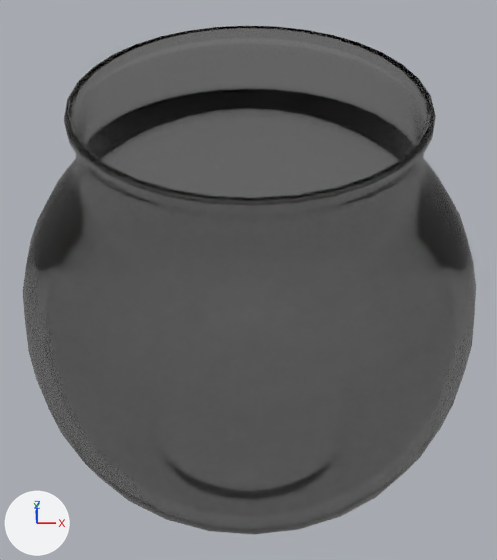
One commit to the Blender file sketch/wanda.blend: the scene before it, then after it.
Both versions are drawn from a camera (50 mm lens) standing at (-0.21, -1.46, 4.06) and looking at (-0.15, 1.62, 1.31). The axes (+X, +Y, +Z) are drawn at lower left. The lights are the same throughout.

Before the edit, the objects in view are built like this:
```python
mat_material_001 = bpy.data.materials.new('Material.001')
mat_material_001.use_nodes = True; mat_material_001.node_tree.nodes.clear()
_N = mat_material_001.node_tree.nodes; _L = mat_material_001.node_tree.links
n0 = _N.new('ShaderNodeOutputMaterial'); n0.name = 'Material Output'
n1 = _N.new('ShaderNodeBsdfGlass'); n1.name = 'Glass BSDF'
n1.distribution = 'BECKMANN'
n1.inputs[0].default_value = (0.8, 0.8, 0.8, 1.0)  # 'Color', white #e7e7e7
n1.inputs[2].default_value = 1.45  # 'IOR'
_L.new(n1.outputs[0], n0.inputs[0])  # 'BSDF' to 'Surface'
me_circle = bpy.data.meshes.new('Circle')
me_circle.from_pydata(...)  # 114 vertices, 120 faces; spans x -1.91..1.91, y -1.91..1.91, z 0.0..3.35
me_circle.polygons.foreach_set('use_smooth', [True] * 120)
me_circle.materials.append(mat_material_001)
ob_circle = bpy.data.objects.new('Circle', me_circle)
ob_circle.location = (-0.143, 1.575, -0.016)
ob_circle.scale = (0.767, 0.767, 0.767)
_m = ob_circle.modifiers.new('Subsurf', 'SUBSURF')
_m.levels = 2
```
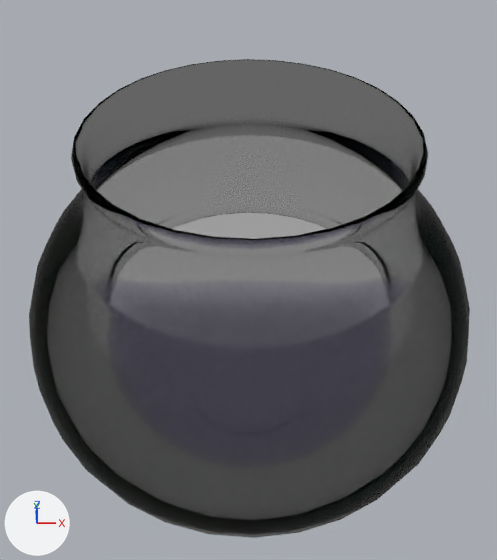
Location of each change, (x1, y1, x2, y2) in pixels of the pictures (497 x 560 px):
'Circle', recoloured, reshaped: before (23, 26, 476, 534); after (29, 59, 470, 538)
'Circle.001', added: after (97, 135, 402, 239)

Edits to the bpy script that builds the scene:
```text
Change mat_material_001:
    add n2 = _N.new('ShaderNodeFresnel'); n2.name = 'Fresnel'
    add n2.inputs[0].default_value = 1.1  # 'IOR'
    where n1 = _N.new('ShaderNodeBsdfGlass'); n1.name = 'Glass BSDF'
    where n0 = _N.new('ShaderNodeOutputMaterial'); n0.name = 'Material Output'
    remove _L.new(n1.outputs[0], n0.inputs[0])  # 'BSDF' to 'Surface'
    n1.inputs[2].default_value: 1.45 -> 1.1  # 'IOR'
    add n3 = _N.new('ShaderNodeMixShader'); n3.name = 'Mix Shader'
    add n4 = _N.new('ShaderNodeBsdfDiffuse'); n4.name = 'Diffuse BSDF'
    add n4.inputs[0].default_value = (0.000451, 0.000451, 0.000451, 1.0)  # 'Color', black #010101
    add _L.new(n1.outputs[0], n3.inputs[1])  # 'BSDF' to 'Shader'
    add _L.new(n3.outputs[0], n0.inputs[0])  # 'Shader' to 'Surface'
    add _L.new(n4.outputs[0], n3.inputs[2])  # 'BSDF' to 'Shader'
    add _L.new(n2.outputs[0], n3.inputs[0])  # 'Factor' to 'Factor'
Add mat_water:
    mat_water = bpy.data.materials.new('water')
    # nodes: BsdfAnisotropic, BsdfGlass, Fresnel, MixShader, OutputMaterial
    # colours: white #e3dff1
Change me_circle:
    used by ob_circle; location = (-0.143, 1.575, -0.016); scale = (0.767, 0.767, 0.767)
    remove me_circle.from_pydata(...)  # 114 vertices, 120 faces; spans x -1.91..1.91, y -1.91..1.91, z 0.0..3.35
    add me_circle.from_pydata(...)  # 122 vertices, 128 faces; spans x -1.91..1.91, y -1.91..1.91, z 0.0..3.09
    me_circle part 1
    8 faces are deleted
    64 vertices in x -1.79..1.79, y -1.79..1.79, z 2.1..3.35 move by (0.0, 0.0, -0.26)
    8 vertices in x -1.91..1.91, y -1.91..1.91, z 2.12 move by (0.0, 0.0, -0.27)
    8 vertices are added at x -1.05..1.05, y -1.05..1.05, z 0.19
    16 new faces join them
Add me_circle_001:
    me_circle_001.from_pydata(...)  # 50 vertices, 56 faces; spans x -1.79..1.79, y -1.79..1.79, z 0.13..2.39
    me_circle_001.polygons.foreach_set('use_smooth', [True] * 56)
    me_circle_001.materials.append(mat_water)
Add ob_circle_001:
    ob_circle_001 = bpy.data.objects.new('Circle.001', me_circle_001)
    ob_circle_001.location = (-0.143, 1.575, -0.003)
    ob_circle_001.scale = (0.749, 0.749, 0.749)
    _m = ob_circle_001.modifiers.new('Subsurf', 'SUBSURF')
    _m.levels = 2
```
